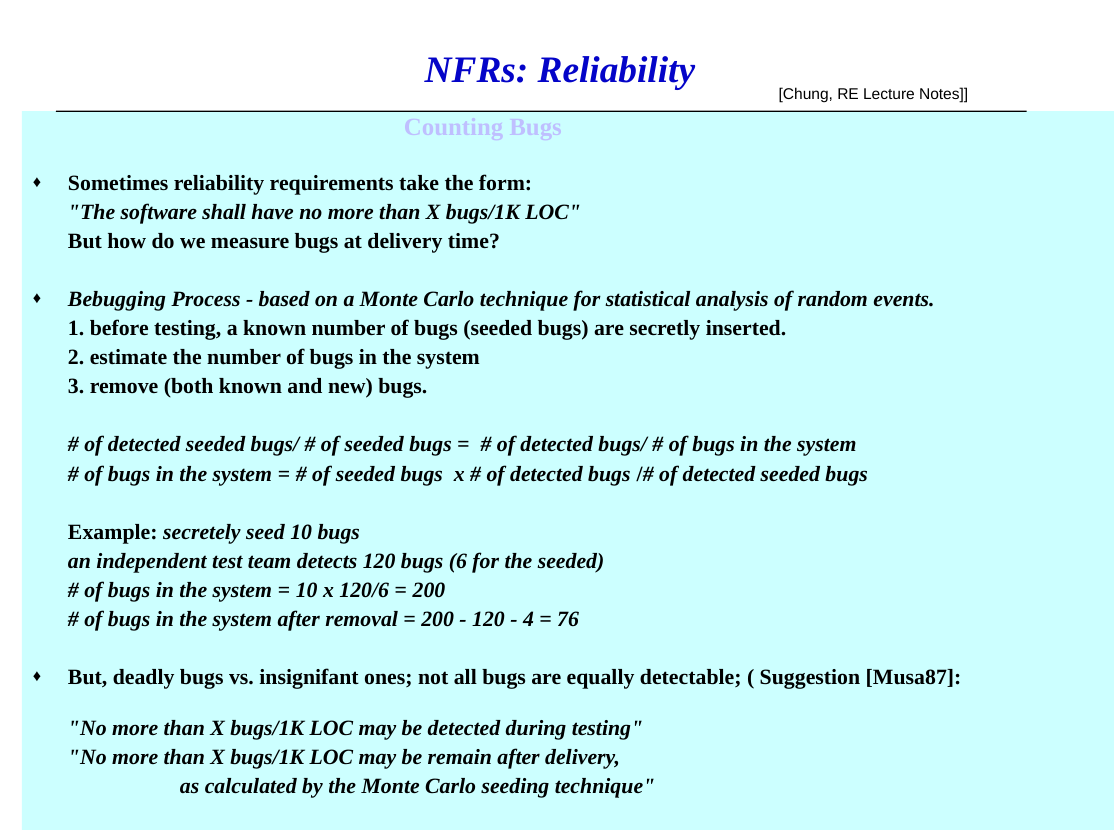
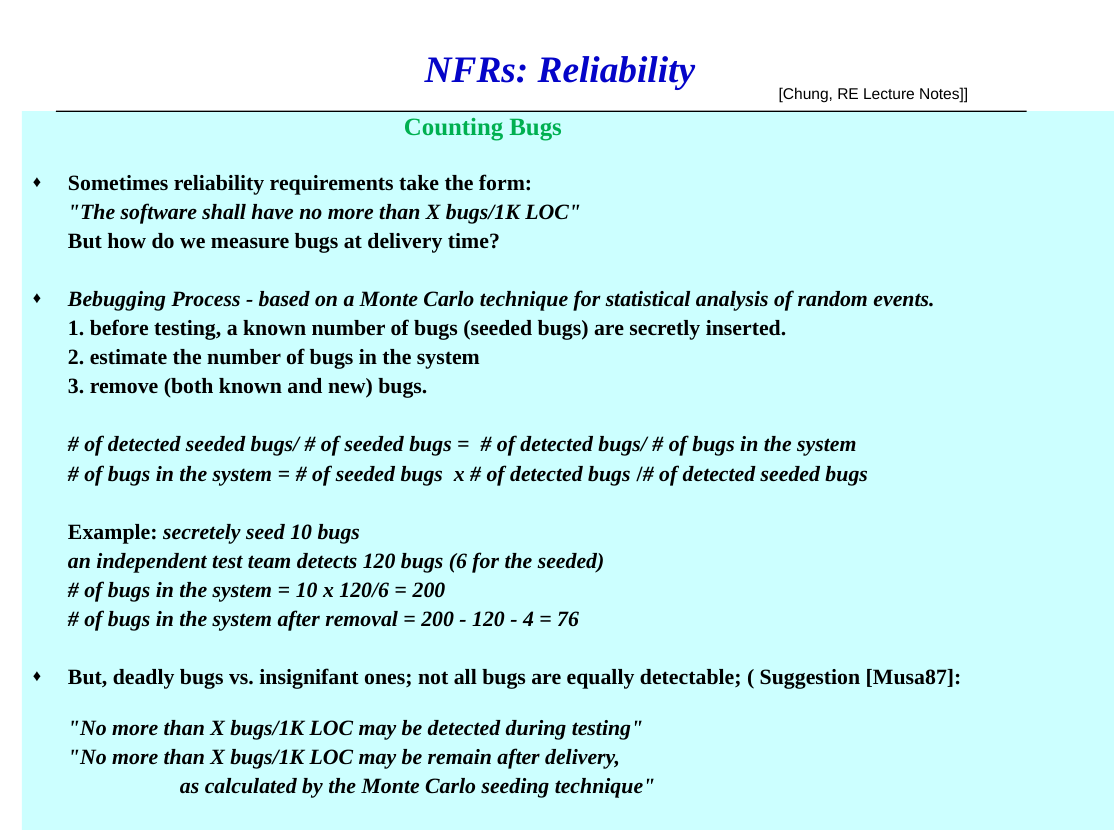
Before and after one commit to swtv-kaist/cs350-fall25, a slide deck: slide 34 of slides/lec21-ch11-testing-OOSE.ppt (slide 35 before the commit). Drawn at 1120x840 pixels with LibreOffice and Linux fonts; fonts in the diff are those of the drawing. Boxes give left, top, right and bottom in pixels: in the first picture for what was removed or moved away, otherwise in the second. Text is boxed around its words. In the diff, an @@ line names an element or a change of style, - is before the commit and + after.

```diff
--- a/slides/lec21-ch11-testing-OOSE.ppt
+++ b/slides/lec21-ch11-testing-OOSE.ppt
@@ text at <box>404,117,561,141</box>: text colour #BFBFFF to #00B050 in "Counting Bugs" @@
```
Also in this commit, not shown: 9 other slides changed, 1 slide removed, 1 other file.
